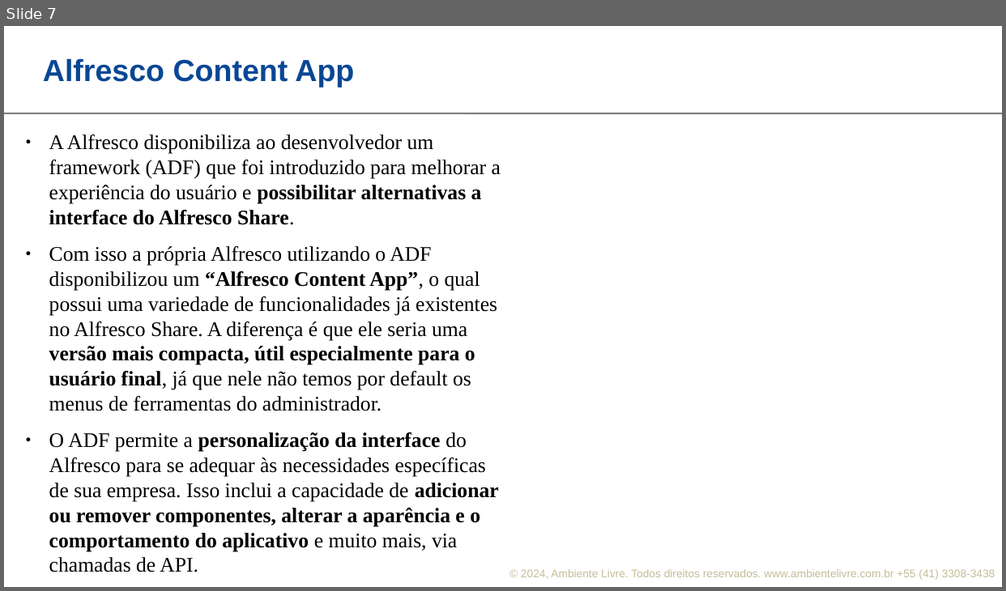
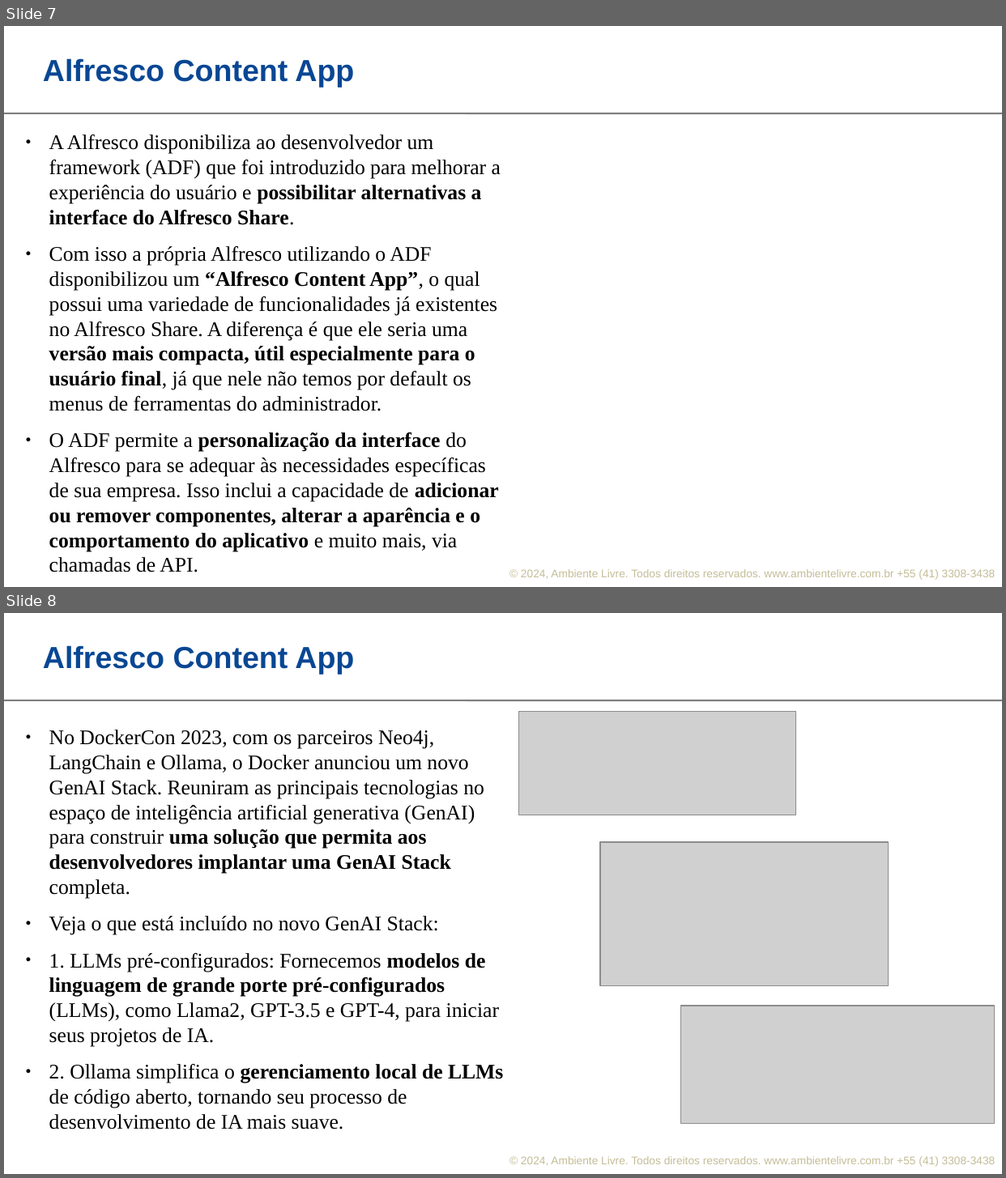
Before and after one commit to ambientelivre/labs, a slide deck: talks/apresentacao-alfresco/alfresco_apresentacao.odp. Shown one above the other, each under a label of ours: slide 7 before the commit, slides 7 and 8 after it. The pictures are 1006x591 and 1006x1178 pixels, drawn with LibreOffice and Linux fonts; fonts in the diff are those of the drawing; grey boxes stand for pictures; background and template pictures are left out. Boxes give left, top, right and bottom in pixels: in the first picture for what was removed or moved away, otherwise in the second. Text is boxed around its words. In the diff, an @@ line names an element or a change of style, - is before the commit and + after.

Commit message:
apresentacao alfresco atualizada

```diff
--- a/talks/apresentacao-alfresco/alfresco_apresentacao.odp
+++ b/talks/apresentacao-alfresco/alfresco_apresentacao.odp
@@ slide 8 added at (x1=4, y1=613, x2=1002, y2=1174), background #FFFFFF; not listed: 3 template elements that a slide beside it also shows @@
@@ title added at (x1=43, y1=645, x2=354, y2=674), 22 pt, text #094794, bold @@
+Alfresco Content App
@@ text added at (x1=49, y1=730, x2=503, y2=1130), 15 pt, text #000000 @@
+● No DockerCon 2023, com os parceiros Neo4j, LangChain e Ollama, o Docker anunciou um novo GenAI Stack. Reuniram as principais tecnologias no espaço de inteligência artificial generativa (GenAI) para construir uma solução que permita aos desenvolvedores implantar uma GenAI Stack completa.
+● Veja o que está incluído no novo GenAI Stack:
+● 1. LLMs pré-configurados: Fornecemos modelos de linguagem de grande porte pré-configurados (LLMs), como Llama2, GPT-3.5 e GPT-4, para iniciar seus projetos de IA.
+● 2. Ollama simplifica o gerenciamento local de LLMs de código aberto, tornando seu processo de desenvolvimento de IA mais suave.
@@ picture added at (x1=519, y1=711, x2=796, y2=815) @@
@@ picture added at (x1=600, y1=842, x2=887, y2=986) @@
@@ picture added at (x1=680, y1=1006, x2=994, y2=1124) @@
```
Also in this commit, not shown: 5 other slides added.
